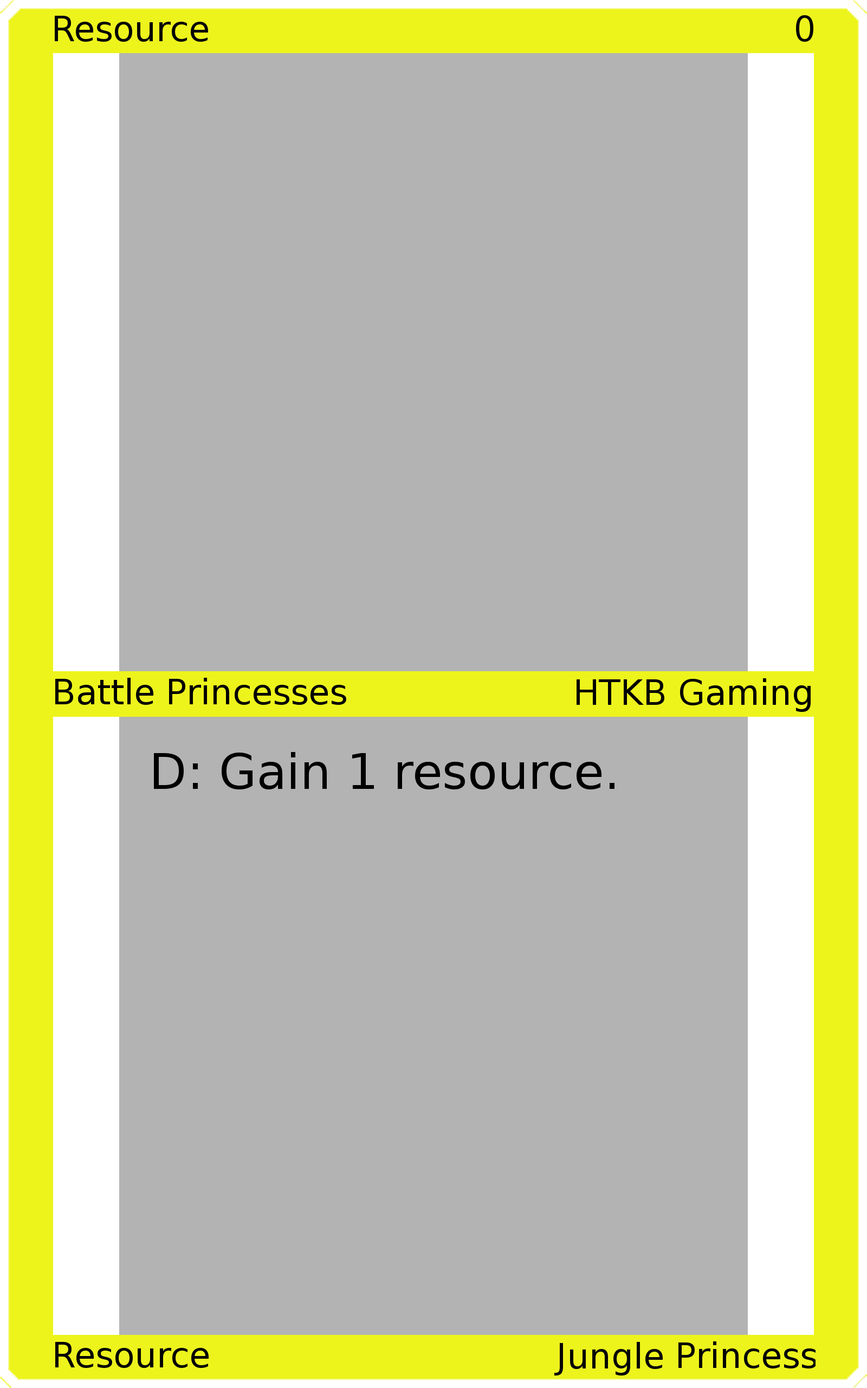
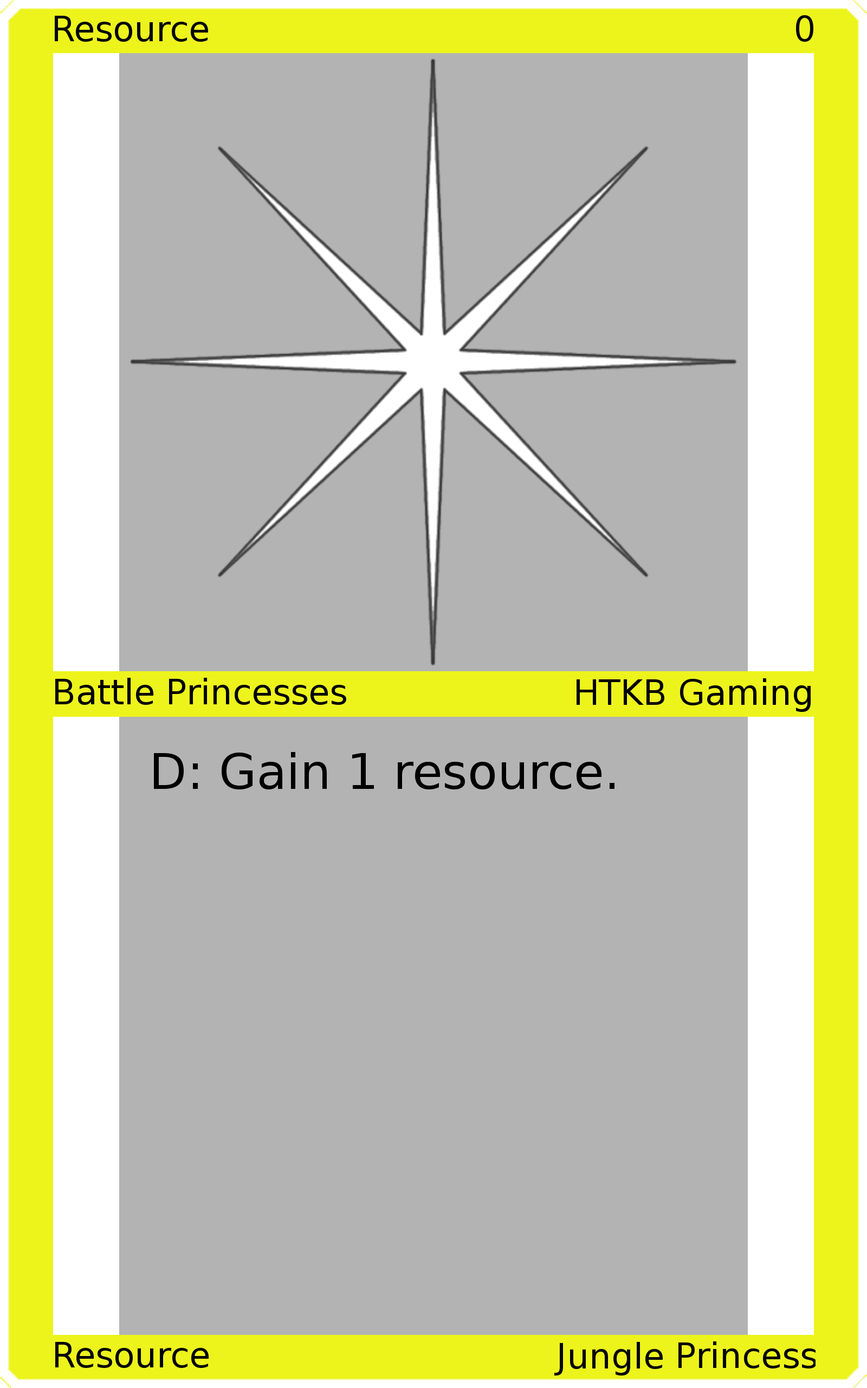
Revision of a layered (867, 1388) image; what changed, layer by layer:
added layer "Art" above "Top Background" over [129, 57, 738, 666]
